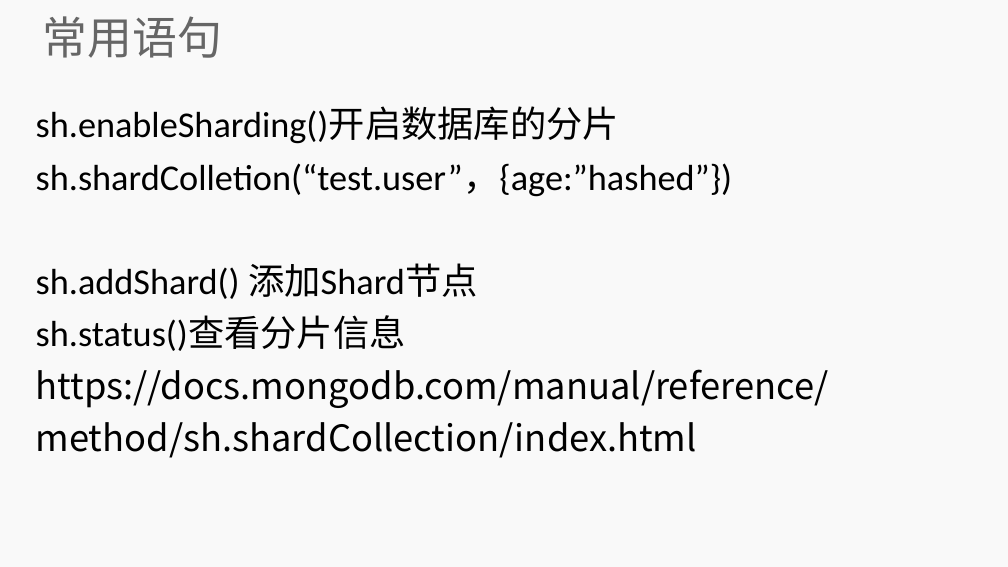
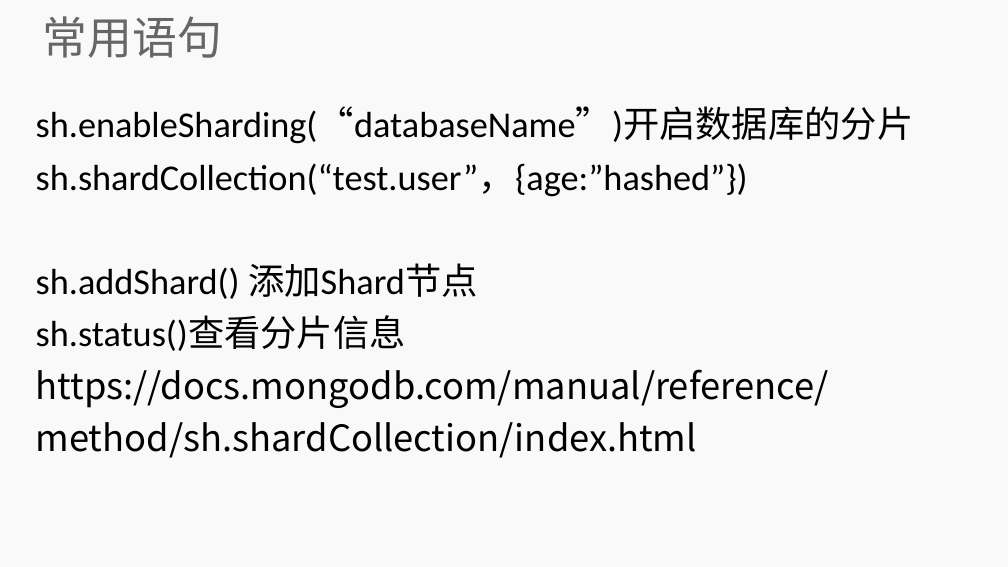
Before and after one commit to lihuanzhen2016/no-sql, a slide deck: slide 28 of PPT/13 MongoDB 分片.pptx. Drawn at 1008x567 pixels with LibreOffice and Linux fonts; fonts in the diff are those of the drawing; background and template pictures are left out. Boxes give left, top, right and bottom in pixels: in the first picture for what was removed or moved away, otherwise in the second. Text is boxed around its words. In the diff, an @@ line names an element or a change of style, - is before the commit and + after.

```diff
--- a/PPT/13 MongoDB 分片.pptx
+++ b/PPT/13 MongoDB 分片.pptx
@@ subtitle at <box>36,107,914,197</box>: text changed @@
-sh.enableSharding()开启数据库的分片
-sh.shardColletion(“test.user”，{age:”hashed”})
+sh.enableSharding(“databaseName”)开启数据库的分片
+sh.shardCollection(“test.user”，{age:”hashed”})
```
Also in this commit, not shown: 4 other slides changed, 2 other files.
